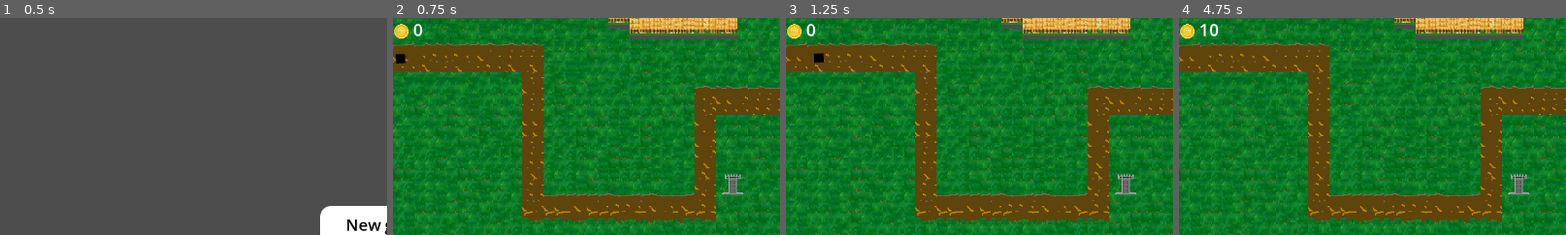
Above: before the commit, frames 1-4 (left to right).
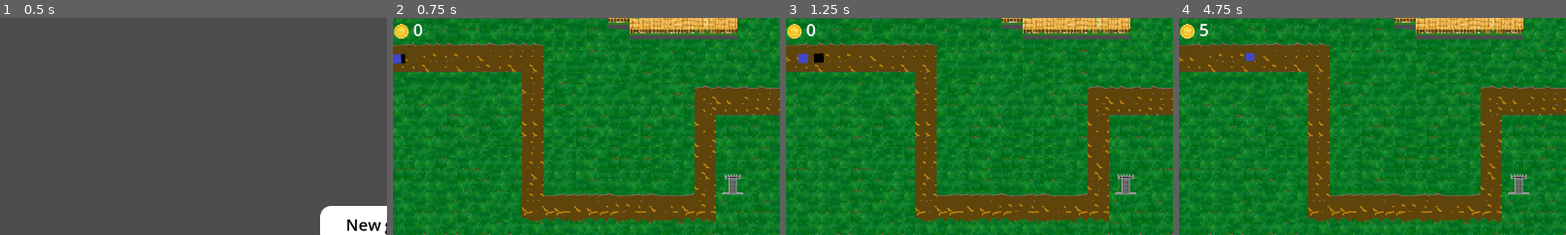
Above: after the commit, the same moments.

Repository: domasbaliunas/frontline
Game: Godot game, scene res://main_menu.tscn
Same seed, same stepped clock (60 frames per second), same inputs: the game is played once before the commit and once after it.
Inputs (mouse positions are % of the whole screen's width and height, from its top left):
- Up to frame 1 (0.5 s): no input
- Up to frame 2 (0.75 s): click "New game" at 0.5 s
- Up to frame 3 (1.25 s): no input
- Up to frame 4 (4.75 s): click (98, 4) at 1.25 s; click "Restart" at 2 s; tap Enter (ui_accept) at 2.75, 3.02, 3.77, 4.25 s; move the mouse to (72, 45) at 2.77 s; hold B (place_tower) 2.78-3.53 s; move the mouse to (30, 55) at 3.52 s; tap B (place_tower) at 3.6 s; move the mouse to (60, 28) at 4.27 s; hold B (place_tower) from 4.28 s (still down)
The pictures show only the part of the screen within x 0-50%, y 0-50%; the shares and areas given below are measured in that part.

Frame 1 is identical in both runs. In frame 2, 0.1% of the frame differs, in the area x 0-3%, y 16-21%; in frame 3, 0.1%; in frame 4, 0.3%, in the area x 5-20%, y 2-21%.

Commit message:
Add strong enemy

Diff:
--- a/Mobs/mob.gd
+++ b/Mobs/enemy.gd
@@ -1,32 +1,35 @@
 extends CharacterBody2D
-class_name Mob
+class_name Enemy
 
 @export var speed: float = 75
 @export var max_health: float = 100
 @export var coin_reward: int = 10
 
-
 var health: float
+var path_follow: PathFollow2D
 
 # Max and min scale decides the scaling amount when damage is taken
 # To damage mobs use take_damage()
 
 func _ready() -> void:
 	health = max_health
+	path_follow = get_parent() as PathFollow2D
 	add_to_group("mobs")
 
 func _process(delta: float) -> void:
+	move_along_path(delta)
+	update_sprite_scale()
 
-	get_parent().set_progress(get_parent().get_progress() + speed * delta)
-
-	if get_parent().get_progress_ratio() >= 1:
+func move_along_path(delta: float):
+	path_follow.progress += speed * delta
+	if path_follow.progress_ratio >= 1.0:
 		queue_free()
 
+var min_scale = 0.5
+var max_scale = 1.0
+
+func update_sprite_scale():
 	var health_ratio = clamp(health / max_health, 0.0, 1.0)
-
-	var min_scale = 0.5
-	var max_scale = 1.0
-
 	var current_scale = min_scale + (health_ratio * (max_scale - min_scale))
 	scale = Vector2(current_scale, current_scale)
 
--- a/Mobs/mob.tscn
+++ b/Mobs/enemy.tscn
@@ -1,19 +1,19 @@
 [gd_scene format=3 uid="uid://sgia5wphopvw"]
 
-[ext_resource type="Script" uid="uid://m8bt8lcm5b7k" path="res://Mobs/mob.gd" id="1_3ogw4"]
+[ext_resource type="Script" uid="uid://m8bt8lcm5b7k" path="res://Mobs/enemy.gd" id="1_3ogw4"]
 [ext_resource type="Texture2D" uid="uid://cwgem7x8257yg" path="res://Mobs/JKUBAS.png" id="1_npuaf"]
 
 [sub_resource type="RectangleShape2D" id="RectangleShape2D_r6b5h"]
 size = Vector2(14, 14)
 
-[node name="Mob" type="CharacterBody2D" unique_id=1987046420]
+[node name="Enemy" type="CharacterBody2D" unique_id=1987046420]
 position = Vector2(-1, 0)
 script = ExtResource("1_3ogw4")
 
 [node name="CollisionShape2D" type="CollisionShape2D" parent="." unique_id=63489628]
 shape = SubResource("RectangleShape2D_r6b5h")
 
-[node name="Jkubas" type="Sprite2D" parent="." unique_id=514499075]
+[node name="Sprite2D" type="Sprite2D" parent="." unique_id=514499075]
 position = Vector2(-0.2500003, 0)
 scale = Vector2(0.640625, 0.625)
 texture = ExtResource("1_npuaf")
--- /dev/null
+++ b/Mobs/enemy_strong.tscn
@@ -0,0 +1,11 @@
+[gd_scene format=3 uid="uid://bgtlms3cakj63"]
+
+[ext_resource type="PackedScene" uid="uid://sgia5wphopvw" path="res://Mobs/enemy.tscn" id="1_s8i22"]
+[ext_resource type="Texture2D" uid="uid://b3hj4cjo0gmkq" path="res://Mobs/enemy_strong.png" id="2_d3ue5"]
+
+[node name="EnemyStrong" unique_id=1987046420 instance=ExtResource("1_s8i22")]
+speed = 40.0
+max_health = 400.0
+
+[node name="Sprite2D" parent="." index="1" unique_id=514499075]
+texture = ExtResource("2_d3ue5")
--- a/game_map.tscn
+++ b/game_map.tscn
@@ -1,8 +1,9 @@
 [gd_scene format=4 uid="uid://bfk8wbdn5lpvn"]
 
 [ext_resource type="Texture2D" uid="uid://cn53qctrs21xs" path="res://TileSet.png" id="1_gcorv"]
-[ext_resource type="PackedScene" uid="uid://sgia5wphopvw" path="res://Mobs/mob.tscn" id="2_1va4l"]
+[ext_resource type="PackedScene" uid="uid://sgia5wphopvw" path="res://Mobs/enemy.tscn" id="2_1va4l"]
 [ext_resource type="Script" uid="uid://d2k4gyace51e5" path="res://coins_label.gd" id="3_5fonf"]
+[ext_resource type="PackedScene" uid="uid://bgtlms3cakj63" path="res://Mobs/enemy_strong.tscn" id="3_55amd"]
 [ext_resource type="Script" uid="uid://0jaywn3aq4x8" path="res://hp.gd" id="4_hrtji"]
 [ext_resource type="PackedScene" uid="uid://cxd3xmivu3ud3" path="res://player.tscn" id="4_tw6lq"]
 
@@ -852,7 +853,18 @@
 rotation = -0.02969424
 loop = false
 
-[node name="Mob" parent="Path2D/PathFollow2D" unique_id=1987046420 instance=ExtResource("2_1va4l")]
+[node name="Enemy" parent="Path2D/PathFollow2D" unique_id=1987046420 instance=ExtResource("2_1va4l")]
+position = Vector2(-0.9999999, -3.8146973e-06)
+coin_reward = 5
+
+[node name="PathFollow2D2" type="PathFollow2D" parent="Path2D" unique_id=75332274]
+position = Vector2(0, 61)
+rotation = -0.02969424
+loop = false
+
+[node name="EnemyStrong" parent="Path2D/PathFollow2D2" unique_id=1674768350 instance=ExtResource("3_55amd")]
+position = Vector2(-0.9999999, -3.8146973e-06)
+coin_reward = 15
 
 [node name="CanvasLayer" type="CanvasLayer" parent="." unique_id=470883070]
 
--- a/projectile.gd
+++ b/projectile.gd
@@ -1,7 +1,7 @@
 extends Node2D
 
 var speed = 1000
-var target: Mob = null
+var target: Enemy = null
 
 func _ready() -> void:
 	pass # Replace with function body.
@@ -20,5 +20,5 @@
 		target.take_damage(_determine_damage(target))
 
 # To be able to change damage based on enemy type
-func _determine_damage(target: Mob) -> int:
+func _determine_damage(target: Enemy) -> int:
 	return 25
--- a/tower.gd
+++ b/tower.gd
@@ -42,8 +42,8 @@
 		attack(target)
 
 # Only look for Mob nodes in the "mobs" group
-func get_target() -> Mob:
-	var closest: Mob = null
+func get_target() -> Enemy:
+	var closest: Enemy = null
 	var closest_dist = INF
 
 	for body in range_area.get_overlapping_bodies():
@@ -58,7 +58,7 @@
 
 	return closest
 
-func attack(target: Mob):
+func attack(target: Enemy):
 	if projectile_scene == null:
 		return
 	var proj = projectile_scene.instantiate()
Renamed: Mobs/mob.gd.uid -> Mobs/enemy.gd.uid
Binary file added: Mobs/enemy_strong.png
Not shown, added: Mobs/enemy_strong.png.import
Not shown, added: Mobs/enemy_strong.png2171013949.tmp
Not shown, added: Mobs/enemy_strong.png2179717788.tmp
